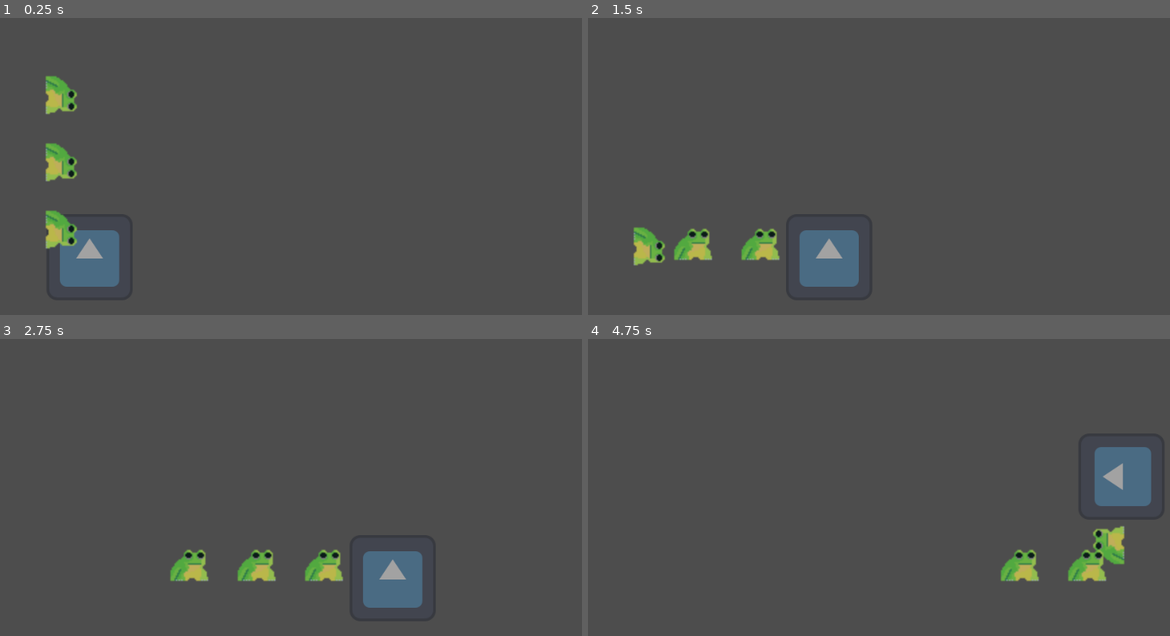
Above: before the commit, frames 1-4 (two rows, left to right).
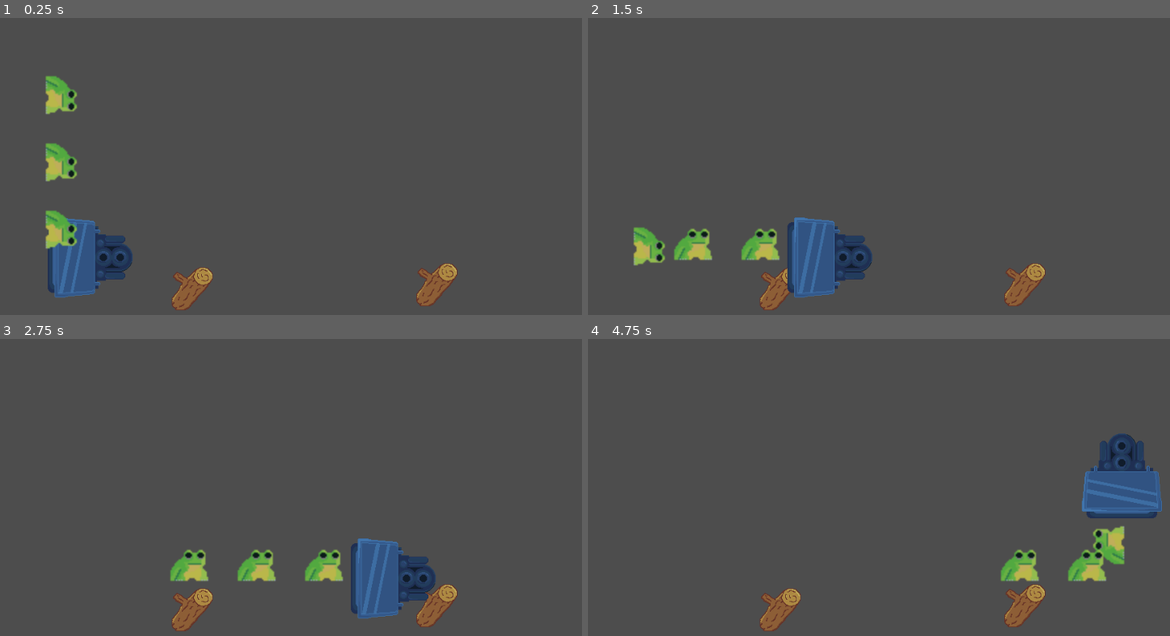
Above: after the commit, the same moments.

Repository: decadentpig/GMTK2025
Game: Godot game, scene res://scene.tscn
The game is run twice, just before and just after one commit, with the same random seed, the same clock (stepped at 60 frames per second) and the same inputs. The engine's default icon, where the game draws it, is replaced by a stand-in: a white triangle on a blue panel in a dark square.
Inputs (mouse positions are in pixels of both pictures, inside the frame that each line leads up to):
- Up to frame 1 (0.25 s): no input
- Up to frame 2 (1.5 s): move the mouse to (1018, 142) at 0.52 s; click (1018, 142) at 0.6 s; move the mouse to (750, 178) at 1.27 s; click (750, 178) at 1.35 s
- Up to frame 3 (2.75 s): move the mouse to (355, 401) at 2.02 s; click (355, 401) at 2.1 s
- Up to frame 4 (4.75 s): move the mouse to (844, 555) at 2.77 s; click (844, 555) at 2.85 s; move the mouse to (1071, 537) at 3.52 s; click (1071, 537) at 3.6 s; move the mouse to (686, 428) at 4.27 s; click (686, 428) at 4.35 s

The runs differ from the first frame. In frame 1, 3.8% of the frame differs, in the area x 8-79%, y 67-99%; in frame 2, 4.1%; in frame 3, 4.1%; in frame 4, 4.2%, in the area x 29-99%, y 31-99%.

Commit message:
Added resource selection / deselection

Diff:
--- a/Scenes/carriage_prefab.tscn
+++ b/Scenes/carriage_prefab.tscn
@@ -4,7 +4,7 @@
 [ext_resource type="Texture2D" uid="uid://bs483l5v3y0xs" path="res://Assets/Froggy.png" id="2_6imej"]
 
 [sub_resource type="RectangleShape2D" id="RectangleShape2D_3253y"]
-size = Vector2(66, 61)
+size = Vector2(66, 265)
 
 [node name="PathFollow2D" type="PathFollow2D"]
 rotation = 1.5708
@@ -17,5 +17,7 @@
 [node name="Area2D" type="Area2D" parent="."]
 
 [node name="CollisionShape2D" type="CollisionShape2D" parent="Area2D"]
-position = Vector2(-1, -17.5)
+position = Vector2(-1, -10.5)
 shape = SubResource("RectangleShape2D_3253y")
+
+[connection signal="body_entered" from="Area2D" to="." method="_on_area_2d_body_entered"]
--- a/Scenes/raw_resource_prefab.tscn
+++ b/Scenes/raw_resource_prefab.tscn
@@ -1,21 +1,28 @@
-[gd_scene load_steps=4 format=3 uid="uid://cfe4u6g7o2k7b"]
+[gd_scene load_steps=5 format=3 uid="uid://cfe4u6g7o2k7b"]
 
 [ext_resource type="Script" uid="uid://dfqg6yvq74v70" path="res://raw_resource_node.gd" id="1_nadkk"]
-[ext_resource type="Texture2D" uid="uid://c8jmvxhq0s6c4" path="res://Assets/placeholder_wood.png" id="2_oydtf"]
+[ext_resource type="Texture2D" uid="uid://r11cppd6bih2" path="res://Assets/Icon-Wood.png" id="2_nadkk"]
 
 [sub_resource type="RectangleShape2D" id="RectangleShape2D_5juve"]
-size = Vector2(57, 56)
+size = Vector2(62, 64)
 
-[node name="Raw_Resource_Node" type="Node2D"]
+[sub_resource type="RectangleShape2D" id="RectangleShape2D_nadkk"]
+size = Vector2(62, 66)
+
+[node name="Raw_Resource_Node" type="RigidBody2D"]
+gravity_scale = 0.0
 script = ExtResource("1_nadkk")
 
 [node name="Area2D" type="Area2D" parent="."]
 
 [node name="CollisionShape2D" type="CollisionShape2D" parent="Area2D"]
-position = Vector2(0.5, 4)
 shape = SubResource("RectangleShape2D_5juve")
 
 [node name="Sprite2D" type="Sprite2D" parent="."]
-texture = ExtResource("2_oydtf")
+texture = ExtResource("2_nadkk")
+
+[node name="CollisionShape2D" type="CollisionShape2D" parent="."]
+shape = SubResource("RectangleShape2D_nadkk")
+debug_color = Color(0.978587, 0.103414, 0.263825, 0.42)
 
 [connection signal="input_event" from="Area2D" to="." method="_on_area_2d_input_event"]
--- a/Scripts/carriage.gd
+++ b/Scripts/carriage.gd
@@ -9,3 +9,6 @@
 
 func _process(delta: float) -> void:
 	progress += speed
+
+func _on_area_2d_body_entered(body: Node2D) -> void:
+	print("Selected by player?", body.selected_by_player)
--- a/project.godot
+++ b/project.godot
@@ -43,3 +43,8 @@
 "events": [Object(InputEventKey,"resource_local_to_scene":false,"resource_name":"","device":-1,"window_id":0,"alt_press …(192 unchanged characters)…
 ]
 }
+Click={
+"deadzone": 0.2,
+"events": [Object(InputEventMouseButton,"resource_local_to_scene":false,"resource_name":"","device":-1,"window_id":0,"alt_pressed":false,"shift_pressed":false,"ctrl_pressed":false,"meta_pressed":false,"button_mask":0,"position":Vector2(0, 0),"global_position":Vector2(0, 0),"factor":1.0,"button_index":1,"canceled":false,"pressed":false,"double_click":false,"script":null)
+]
+}
--- a/raw_resource_node.gd
+++ b/raw_resource_node.gd
@@ -6,8 +6,8 @@
 var selected_by_player: bool = false
 
 @onready var sprite2d = get_node("Sprite2D")
-@onready var wood_sprite = preload("res://Assets/placeholder_wood.png")
-@onready var metal_sprite = preload("res://Assets/placeholder_metal.png")
+@onready var wood_sprite = preload("res://Assets/Icon-Wood.png")
+@onready var metal_sprite = preload("res://Assets/Icon-Rock.png")
 
 func set_resource_type(type: String):
 	if type == "WOOD":
@@ -27,8 +27,7 @@
 		selected_by_player = false
 		# TODO: Change the sprite to show deselected state?
 
-
 # Listen for player click events to toggle schedule / unschedule
 func _on_area_2d_input_event(viewport: Node, event: InputEvent, shape_idx: int) -> void:
-	if Input.is_action_just_pressed("click"):
+	if Input.is_action_just_pressed("Click"):
 		toggle_player_select()
--- a/scene.tscn
+++ b/scene.tscn
@@ -1,8 +1,9 @@
-[gd_scene load_steps=13 format=3 uid="uid://d2vvaaur2r211"]
+[gd_scene load_steps=6 format=3 uid="uid://d2vvaaur2r211"]
 
 [ext_resource type="Script" uid="uid://ca3vd21cdbsob" path="res://Scripts/train_manager.gd" id="1_3253y"]
+[ext_resource type="PackedScene" uid="uid://cfe4u6g7o2k7b" path="res://Scenes/raw_resource_prefab.tscn" id="1_m7jmp"]
 [ext_resource type="Script" uid="uid://djyec5cwx160w" path="res://game_manager.gd" id="1_u3cyc"]
-[ext_resource type="Texture2D" uid="uid://ccigl4u8r5w52" path="res://Assets/icon.svg" id="2_3253y"]
+[ext_resource type="Texture2D" uid="uid://dhub01kk6a2gc" path="res://Assets/Train-Engine.png" id="4_u3cyc"]
 
 [sub_resource type="Curve2D" id="Curve2D_u3cyc"]
 bake_interval = 0.01
@@ -11,31 +12,13 @@
 }
 point_count = 5
 
-[sub_resource type="RectangleShape2D" id="RectangleShape2D_nxogm"]
-size = Vector2(709, 92)
+[node name="Scene" type="Node2D"]
 
-[sub_resource type="RectangleShape2D" id="RectangleShape2D_3253y"]
-size = Vector2(716, 94)
+[node name="Raw_Resource_Node" parent="." instance=ExtResource("1_m7jmp")]
+position = Vector2(334, 459)
 
-[sub_resource type="RectangleShape2D" id="RectangleShape2D_u3cyc"]
-size = Vector2(103, 288)
-
-[sub_resource type="RectangleShape2D" id="RectangleShape2D_m7jmp"]
-size = Vector2(101, 286)
-
-[sub_resource type="RectangleShape2D" id="RectangleShape2D_y2354"]
-size = Vector2(700, 61)
-
-[sub_resource type="RectangleShape2D" id="RectangleShape2D_ni31j"]
-size = Vector2(698, 67)
-
-[sub_resource type="RectangleShape2D" id="RectangleShape2D_xlvrw"]
-size = Vector2(98, 127)
-
-[sub_resource type="RectangleShape2D" id="RectangleShape2D_73fnb"]
-size = Vector2(101, 127)
-
-[node name="Scene" type="Node2D"]
+[node name="Raw_Resource_Node2" parent="." instance=ExtResource("1_m7jmp")]
+position = Vector2(697, 453)
 
 [node name="Game_Manager" type="Node2D" parent="."]
 script = ExtResource("1_u3cyc")
@@ -50,47 +33,4 @@
 script = ExtResource("1_3253y")
 
 [node name="Sprite2D" type="Sprite2D" parent="Path2D/Train"]
-modulate = Color(1, 1, 1, 0.478431)
-texture = ExtResource("2_3253y")
-
-[node name="Resource_Spawns" type="Area2D" parent="."]
-
-[node name="CollisionShape2D" type="CollisionShape2D" parent="Resource_Spawns"]
-position = Vector2(484.5, 470)
-shape = SubResource("RectangleShape2D_nxogm")
-debug_color = Color(0.974071, 0, 0.429438, 0.42)
-
-[node name="CollisionShape2D2" type="CollisionShape2D" parent="Resource_Spawns"]
-position = Vector2(478, 68)
-shape = SubResource("RectangleShape2D_3253y")
-debug_color = Color(0.986514, 0, 0.322809, 0.42)
-
-[node name="CollisionShape2D3" type="CollisionShape2D" parent="Resource_Spawns"]
-position = Vector2(60.5, 270)
-shape = SubResource("RectangleShape2D_u3cyc")
-debug_color = Color(0.982268, 0, 0.36371, 0.42)
-
-[node name="CollisionShape2D4" type="CollisionShape2D" parent="Resource_Spawns"]
-position = Vector2(899.5, 273)
-shape = SubResource("RectangleShape2D_m7jmp")
-debug_color = Color(0.982404, 0, 0.362494, 0.42)
-
-[node name="CollisionShape2D5" type="CollisionShape2D" parent="Resource_Spawns"]
-position = Vector2(479, 169.5)
-shape = SubResource("RectangleShape2D_y2354")
-debug_color = Color(0.976122, 0.0858292, 0.328786, 0.42)
-
-[node name="CollisionShape2D6" type="CollisionShape2D" parent="Resource_Spawns"]
-position = Vector2(480, 366.5)
-shape = SubResource("RectangleShape2D_ni31j")
-debug_color = Color(0.9824, 0, 0.362526, 0.42)
-
-[node name="CollisionShape2D7" type="CollisionShape2D" parent="Resource_Spawns"]
-position = Vector2(179, 266.5)
-shape = SubResource("RectangleShape2D_xlvrw")
-debug_color = Color(0.990443, 0, 0.278272, 0.42)
-
-[node name="CollisionShape2D8" type="CollisionShape2D" parent="Resource_Spawns"]
-position = Vector2(776.5, 266.5)
-shape = SubResource("RectangleShape2D_73fnb")
-debug_color = Color(0.988719, 0, 0.298793, 0.42)
+texture = ExtResource("4_u3cyc")
Not shown, added: Assets/Icon-Crate.png.import
Not shown, added: Assets/Icon-Planks.png.import
Not shown, added: Assets/Icon-Rock.png.import
Not shown, added: Assets/Icon-ShippingContainer.png.import
Not shown, added: Assets/Icon-Wood.png.import
Not shown, added: Assets/Icon_Ingot.png.import
Not shown, added: Assets/Track-Straight.png.import
Not shown, added: Assets/Train-Engine.png.import
